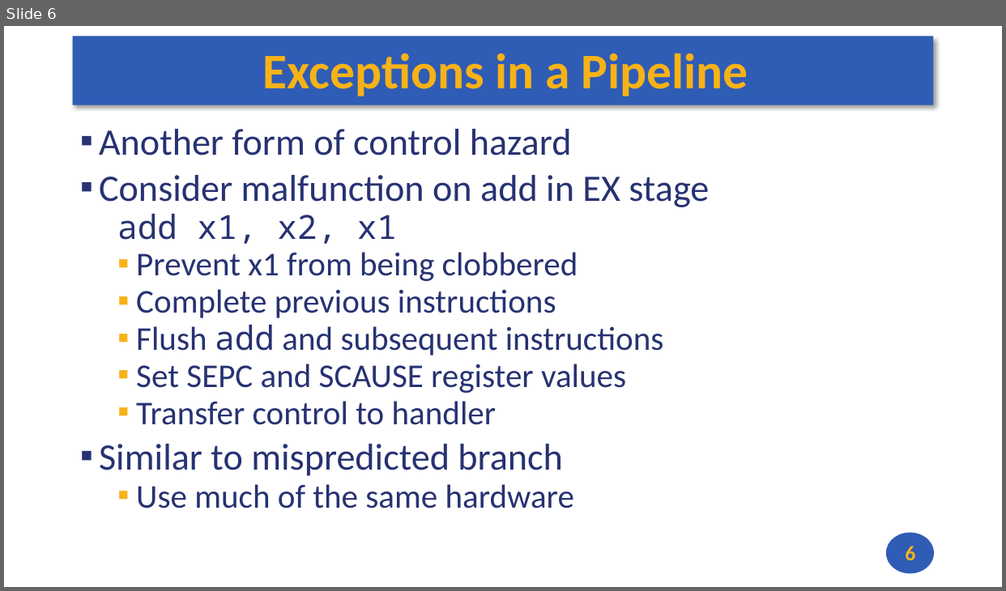
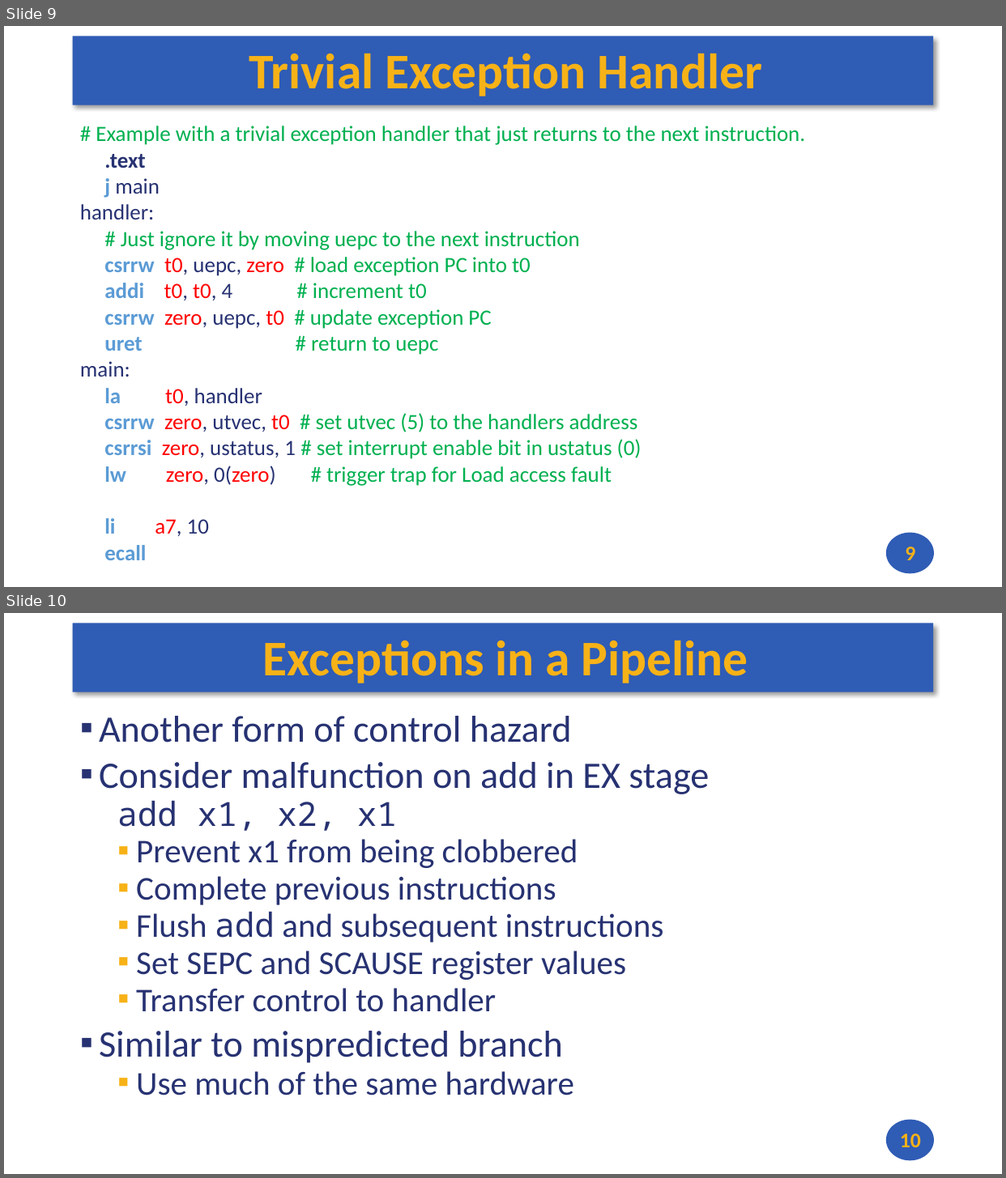
Before and after one commit to andrewt0301/hse-acos-course, a slide deck: docs/part1ca/10_Exceptions/CA_Lecture_10.pptx. Shown one above the other, each under a label of ours: slide 6 before the commit, slides 9 and 10 after it. The pictures are 1006x591 and 1006x1178 pixels, drawn with LibreOffice and Linux fonts; fonts in the diff are those of the drawing. Boxes give left, top, right and bottom in pixels: in the first picture for what was removed or moved away, otherwise in the second. Text is boxed around its words. In the diff, an @@ line names an element or a change of style, - is before the commit and + after.

```diff
--- a/docs/part1ca/10_Exceptions/CA_Lecture_10.pptx
+++ b/docs/part1ca/10_Exceptions/CA_Lecture_10.pptx
@@ slide 9 added at (4,26,1002,587), background #FFFFFF; not listed: 2 template elements that a slide beside it also shows @@
@@ title added at (249,53,762,96), 48 pt, text #F7B217, bold @@
+Trivial Exception Handler
@@ text added at (80,126,806,561), 21 pt, text #00B050 @@
+# Example with a trivial exception handler that just returns to the next instruction.
+.text
+j main
+handler:
+# Just ignore it by moving uepc to the next instruction
+csrrw t0, uepc, zero # load exception PC into t0
+addi t0, t0, 4 # increment t0
+csrrw zero, uepc, t0 # update exception PC
+uret # return to uepc
+main:
+la t0, handler
+csrrw zero, utvec, t0 # set utvec (5) to the handlers address
+csrrsi zero, ustatus, 1 # set interrupt enable bit in ustatus (0)
+lw zero, 0(zero) # trigger trap for Load access fault
+li a7, 10
+ecall
@@ page number added at (905,547,915,561), 20 pt, text #F7B217, bold @@
+9
@@ what was slide 6 is now slide 10 @@
@@ page number at (900,1134,921,1148): text changed @@
-6
+10
```
Also in this commit, not shown: 5 slides changed, 3 other slides added, 13 slides removed, 2 other files.
